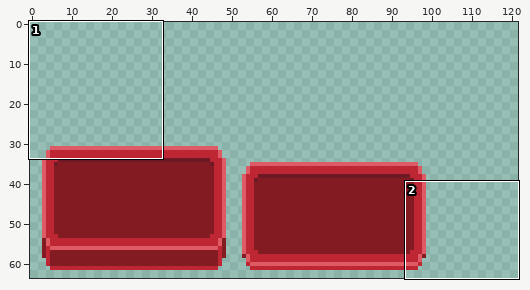
One commit to this sprite sheet: project/android/assets/img/UI_Assets.png. The first picture is a wide view before the edit; the outline marks the close-up.
Close-up. The starting point:
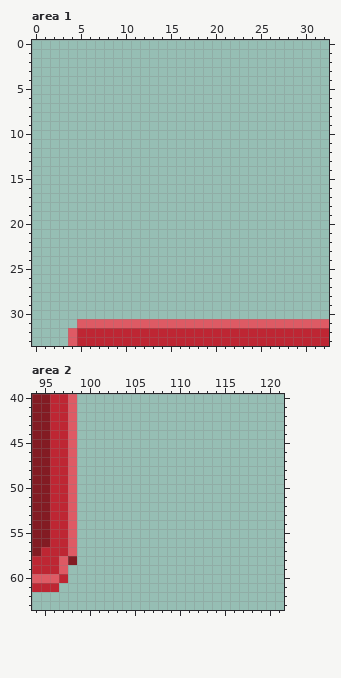
The file is 128x64 pixels. Shown: area 1: x 0..32, y 0..33; area 2: x 94..121, y 40..63. The old version is drawn lined up with the new one. The wide view leaves out empty margins.
New version:
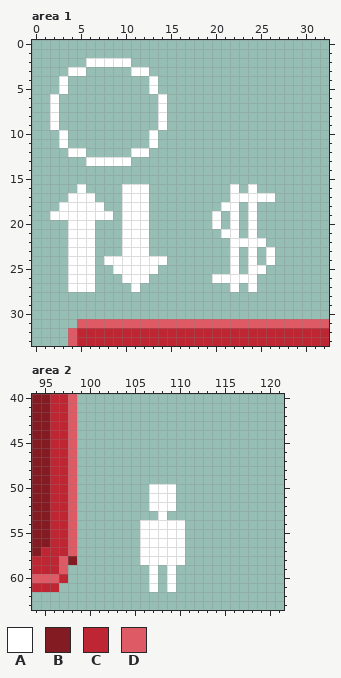
Palette (. is transparent): A #ffffff  B #831b23  C #be2633  D #de5a64
Difference:
whole drawing moved by +0,+28 (the old picture is shown already moved)
--- area 1
@@ x 0..32 @@
  1 .................................
- 2 .................................
- 3 .................................
- 4 .................................
- 5 .................................
- 6 .................................
- 7 .................................
- 8 .................................
- 9 .................................
-10 .................................
-11 .................................
-12 .................................
-13 .................................
+ 2 ......AAAAA......................
+ 3 ....AA.....AA....................
+ 4 ...A.........A...................
+ 5 ...A.........A...................
+ 6 ..A...........A..................
+ 7 ..A...........A..................
+ 8 ..A...........A..................
+ 9 ..A...........A..................
+10 ...A.........A...................
+11 ...A.........A...................
+12 ....AA.....AA....................
+13 ......AAAAA......................
 14 .................................
 15 .................................
-16 .................................
-17 .................................
-18 .................................
-19 .................................
-20 .................................
-21 .................................
-22 .................................
-23 .................................
-24 .................................
-25 .................................
-26 .................................
-27 .................................
+16 .....A....AAA.........A.A........
+17 ....AAA...AAA.........AAAAA......
+18 ...AAAAA..AAA........AA.A........
+19 ..AAAAAAA.AAA.......A.A.A........
+20 ....AAA...AAA.......A.A.A........
+21 ....AAA...AAA........AA.A........
+22 ....AAA...AAA.........AAAA.......
+23 ....AAA...AAA.........A.A.A......
+24 ....AAA.AAAAAAA.......A.A.A......
+25 ....AAA..AAAAA........A.AA.......
+26 ....AAA...AAA.......AAAAA........
+27 ....AAA....A..........A.A........
 28 .................................
--- area 2
@@ x 104..112 @@
 49 .........
-50 .........
-51 .........
-52 .........
-53 .........
-54 .........
-55 .........
-56 .........
-57 .........
-58 .........
-59 .........
-60 .........
-61 .........
+50 ...AAA...
+51 ...AAA...
+52 ...AAA...
+53 ....A....
+54 ..AAAAA..
+55 ..AAAAA..
+56 ..AAAAA..
+57 ..AAAAA..
+58 ..AAAAA..
+59 ...A.A...
+60 ...A.A...
+61 ...A.A...
 62 .........
Changed places in both close-ups, as pixel boxes (x1, y1, x2, y2):
added: (50, 58, 167, 292)
added: (212, 184, 275, 292)
added: (140, 484, 185, 592)
